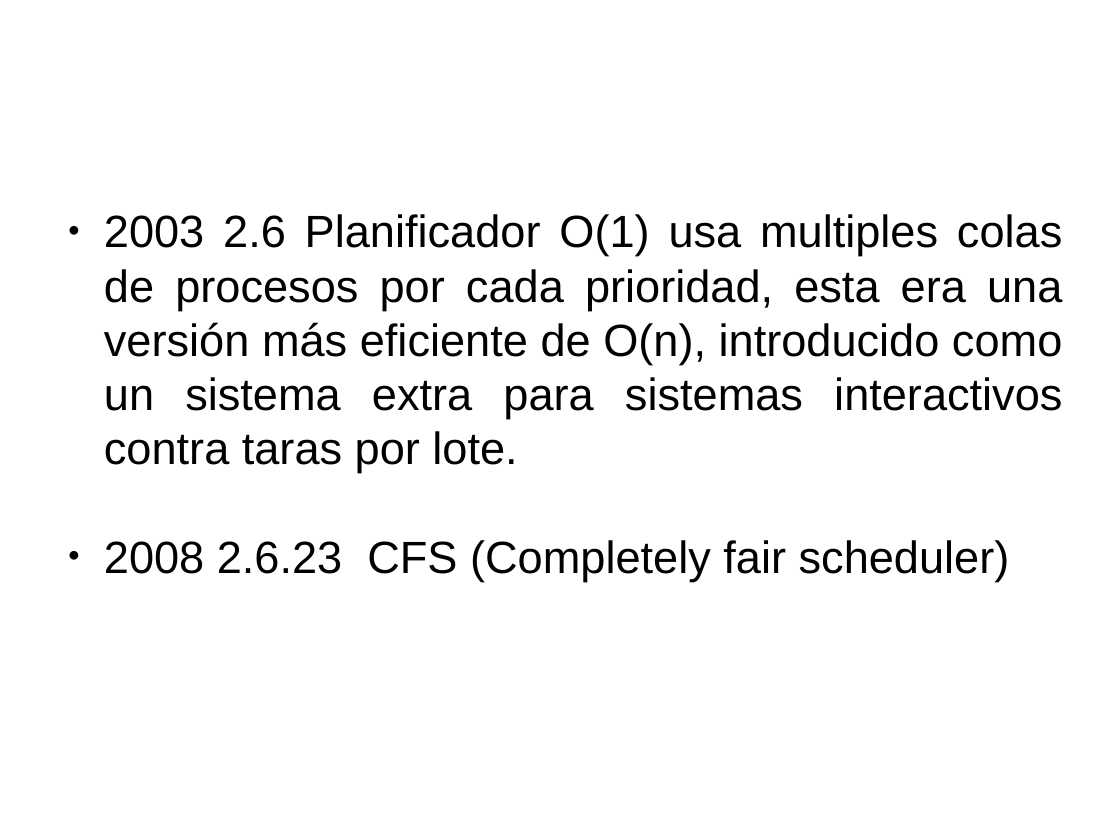
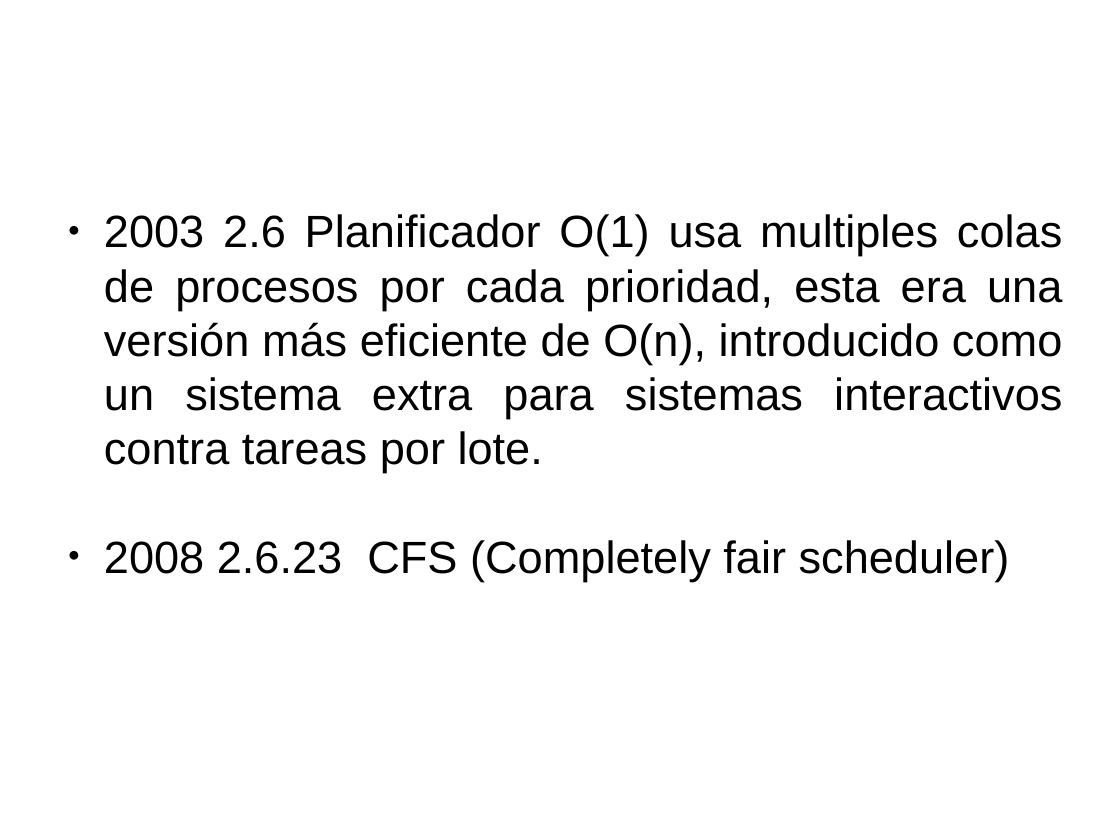
Before and after one commit to gwolf/clase-sistop-2017-01, a slide deck: slide 3 of exposiciones/planificadorCFS/planificadorCFS.pptx. Drawn at 1120x840 pixels with LibreOffice and Linux fonts; fonts in the diff are those of the drawing; background and template pictures are left out. Boxes give left, top, right and bottom in pixels: in the first picture for what was removed or moved away, otherwise in the second. Text is boxed around its words. In the diff, an @@ line names an element or a change of style, - is before the commit and + after.

Commit message:
Correción de ortografía y ref extra

```diff
--- a/exposiciones/planificadorCFS/planificadorCFS.pptx
+++ b/exposiciones/planificadorCFS/planificadorCFS.pptx
@@ text at bbox=[104, 214, 1062, 473]: text changed @@
-● 2003 2.6 Planificador O(1) usa multiples colas de procesos por cada prioridad, esta era una versión más eficiente de O(n), introducido como un sistema extra para sistemas interactivos contra taras por lote.
+● 2003 2.6 Planificador O(1) usa multiples colas de procesos por cada prioridad, esta era una versión más eficiente de O(n), introducido como un sistema extra para sistemas interactivos contra tareas por lote.
```
Also in this commit, not shown: 17 other slides changed.
